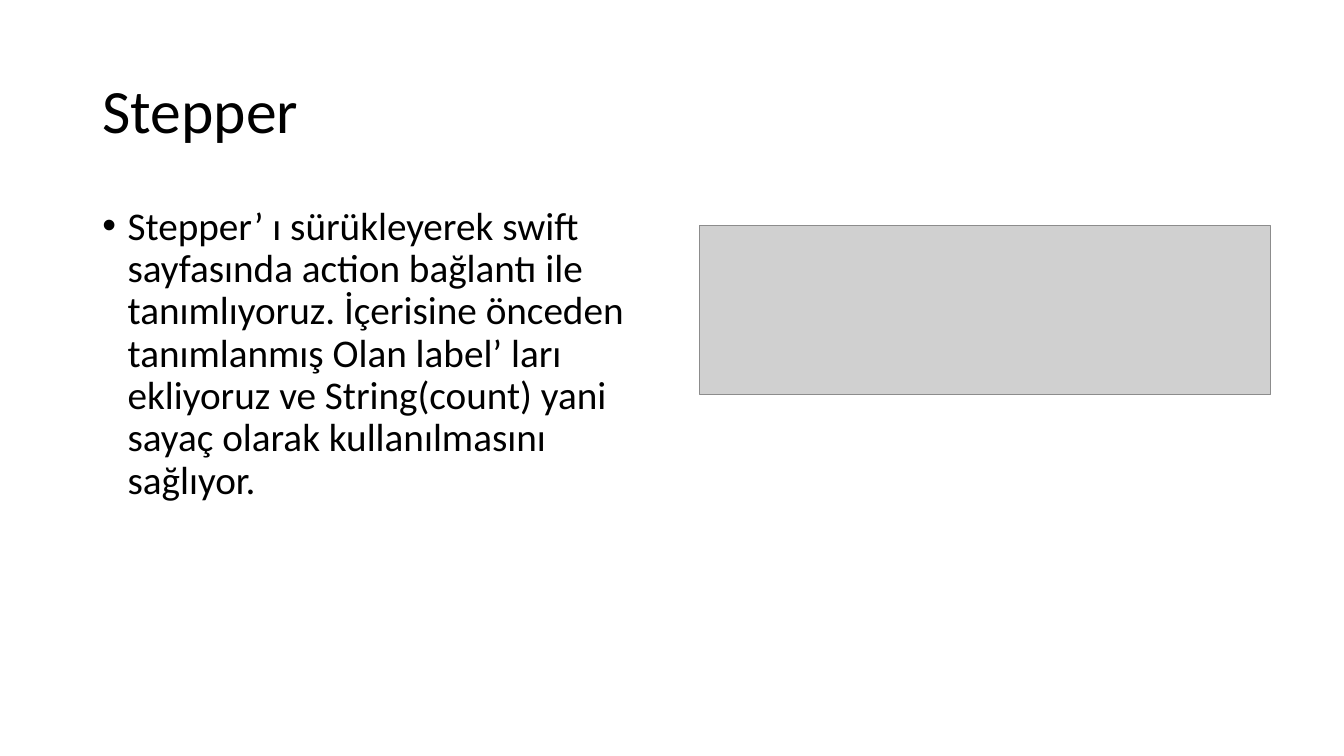
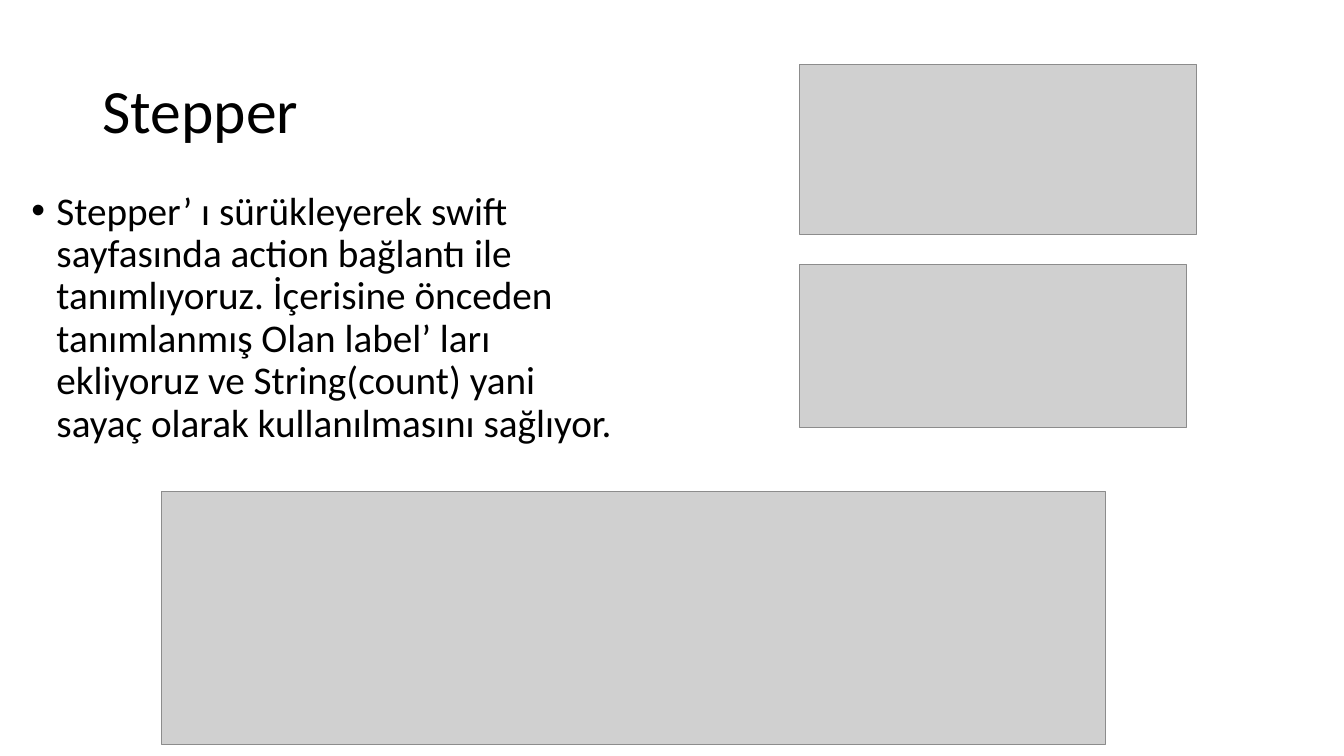
Before and after one commit to BilalMercan/Swift_Hotel_Demo_App, a slide deck: slide 11 of Swift Otel Uygulaması Projesi/Rapor, Sunum, Afiş/Otel Uygulaması.pptx. Drawn at 1344x756 pixels with LibreOffice and Linux fonts; fonts in the diff are those of the drawing; grey boxes stand for pictures. Boxes give left, top, right and bottom in pixels: in the first picture for what was removed or moved away, otherwise in the second. Text is boxed around its words. In the diff, an @@ line names an element or a change of style, - is before the commit and + after.

```diff
--- a/Swift Otel Uygulaması Projesi/Rapor, Sunum, Afiş/Otel Uygulaması.pptx
+++ b/Swift Otel Uygulaması Projesi/Rapor, Sunum, Afiş/Otel Uygulaması.pptx
@@ picture added at (801,65,1198,235) @@
@@ text "Stepper’ ı sürükleyerek swift sayfasında ..." rewrapped from (128,212,624,501) to (56,197,612,444) @@
@@ picture added at (801,264,1187,426) @@
@@ picture: place and size @@
-picture at (700,226,1271,394)
+picture at (162,492,1106,745)
```
Also in this commit, not shown: 3 other slides changed, 1 slide added.
